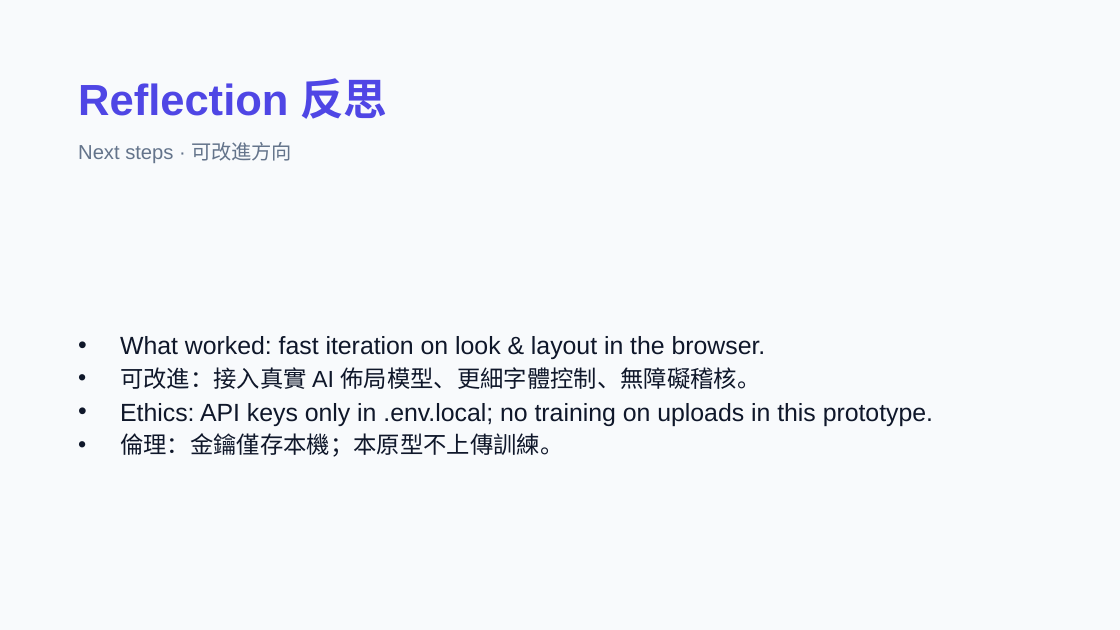
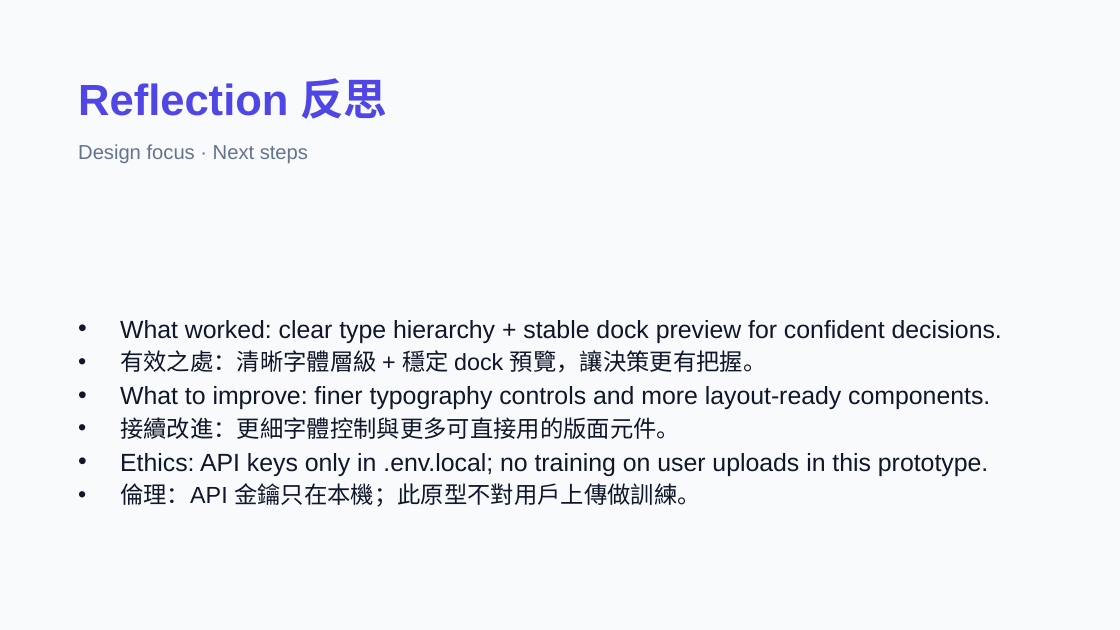
Before and after one commit to macaumonsoon/Portfolio-ReStyle-AI, a slide deck: slide 8 of presentation/Portfolio-ReStyle-AI-Design-Deck.pptx. Drawn at 1120x630 pixels with LibreOffice and Linux fonts; fonts in the diff are those of the drawing. Boxes give left, top, right and bottom in pixels: in the first picture for what was removed or moved away, otherwise in the second. Text is boxed around its words. In the diff, an @@ line names an element or a change of style, - is before the commit and + after.

```diff
--- a/presentation/Portfolio-ReStyle-AI-Design-Deck.pptx
+++ b/presentation/Portfolio-ReStyle-AI-Design-Deck.pptx
@@ text at <box>78,144,308,163</box>: text changed @@
-Next steps · 可改進方向
+Design focus · Next steps
@@ text at <box>120,320,1002,507</box>: text changed @@
-• What worked: fast iteration on look & layout in the browser.
-• 可改進：接入真實 AI 佈局模型、更細字體控制、無障礙稽核。
-• Ethics: API keys only in .env.local; no training on uploads in this prototype.
-• 倫理：金鑰僅存本機；本原型不上傳訓練。
+• What worked: clear type hierarchy + stable dock preview for confident decisions.
+• 有效之處：清晰字體層級 + 穩定 dock 預覽，讓決策更有把握。
+• What to improve: finer typography controls and more layout-ready components.
+• 接續改進：更細字體控制與更多可直接用的版面元件。
+• Ethics: API keys only in .env.local; no training on user uploads in this prototype.
+• 倫理：API 金鑰只在本機；此原型不對用戶上傳做訓練。
```
Also in this commit, not shown: 5 other slides changed, 1 other file.
